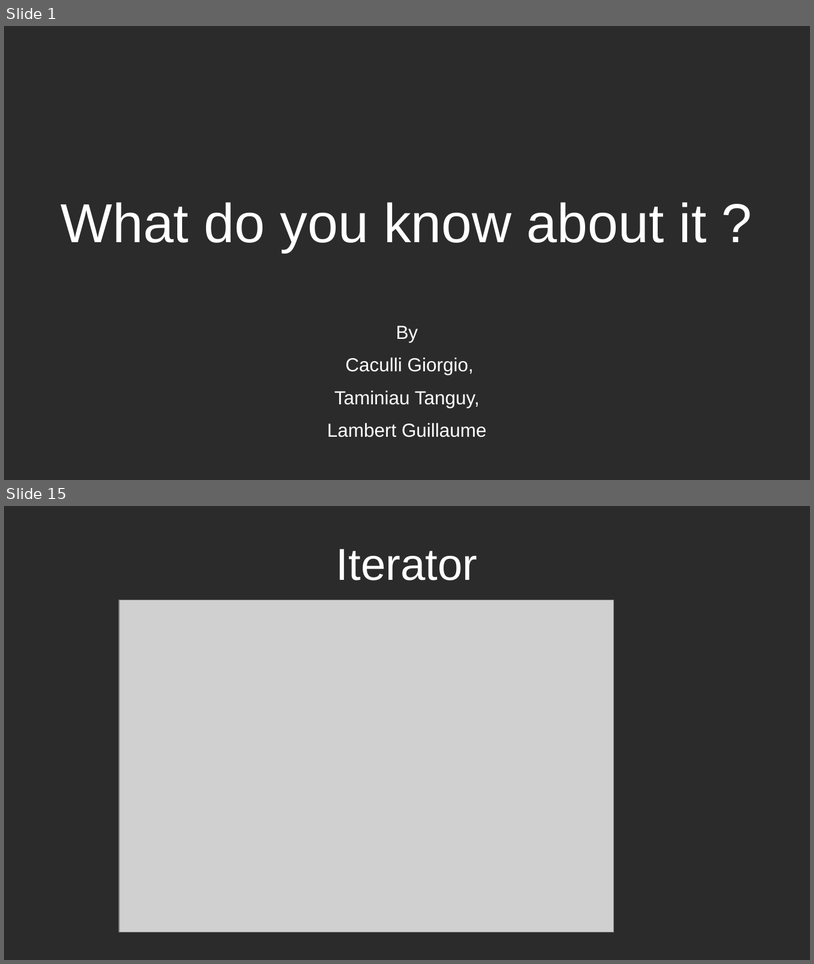
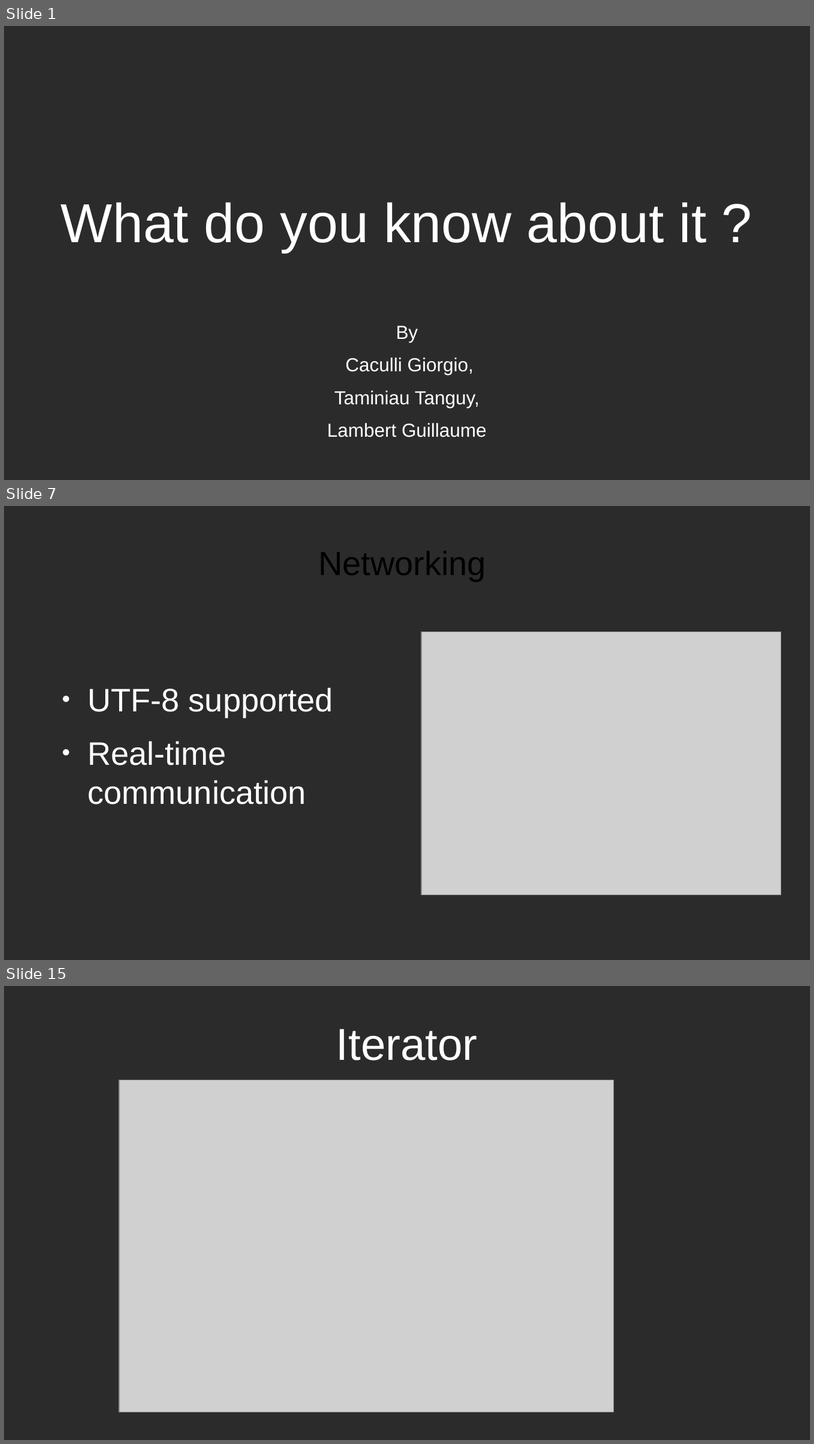
Before and after one commit to GiorgioCaculli/B2_TTMC_Doc, a slide deck: PowerPoint1.odp. Shown one above the other, each under a label of ours: slides 1 and 15 before the commit, slides 1, 7 and 15 after it; the slides between them are not shown. The pictures are 814x964 and 814x1444 pixels, drawn with LibreOffice and Linux fonts; fonts in the diff are those of the drawing; grey boxes stand for pictures; background and template pictures are left out; a plain dark background stands for a picture behind light text. Boxes give left, top, right and bottom in pixels: in the first picture for what was removed or moved away, otherwise in the second. Text is boxed around its words. In the diff, an @@ line names an element or a change of style, - is before the commit and + after.

```diff
--- a/PowerPoint1.odp
+++ b/PowerPoint1.odp
@@ slide 7 added at box(4, 506, 810, 960), background picture (left out) @@
@@ title added at box(318, 551, 486, 581), 33 pt, text #000000 @@
+Networking
@@ picture added at box(422, 632, 782, 895) @@
@@ text added at box(87, 687, 333, 804), 32 pt, text #FFFFFF @@
+● UTF-8 supported
+● Real-time communication
```
Also in this commit, not shown: 13 slides changed, 1 slide removed, 1 other file.
